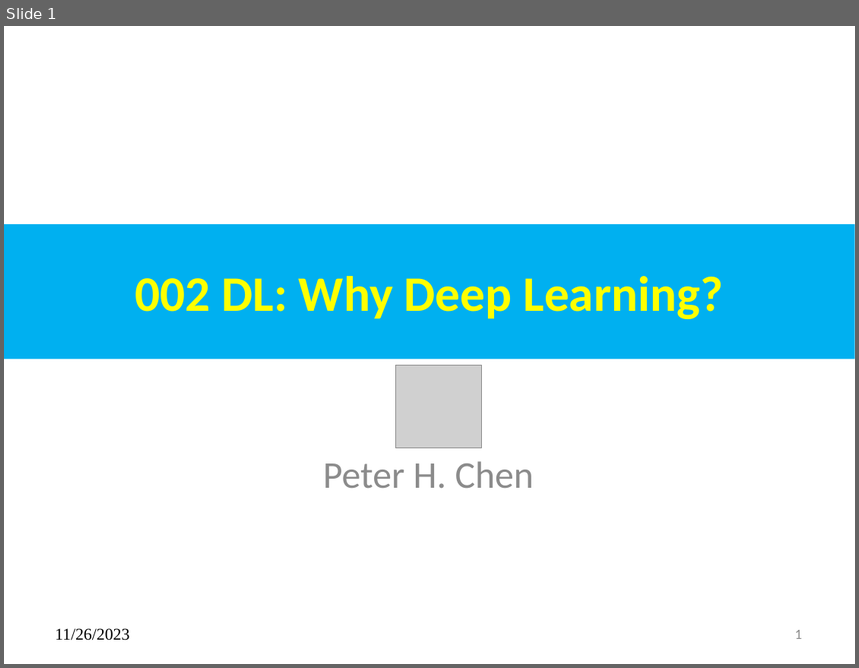
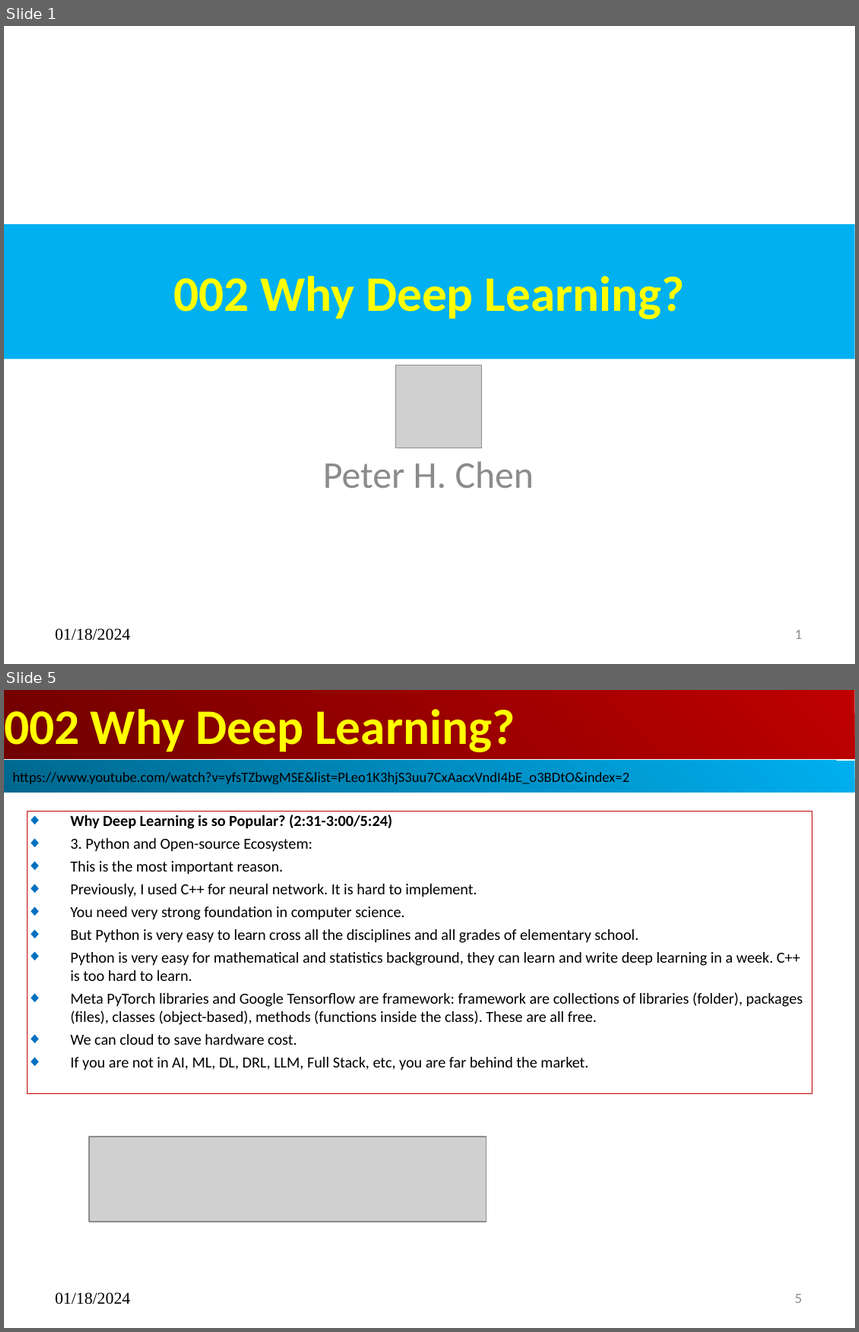
Before and after one commit to peterhchen/AIU_CS512_DL, a slide deck: 000_Lecture_Project/w01_Intro/02_Why_DP.pptx. Shown one above the other, each under a label of ours: slide 1 before the commit, slides 1 and 5 after it; the slides between them are not shown. The pictures are 859x668 and 859x1332 pixels, drawn with LibreOffice and Linux fonts; fonts in the diff are those of the drawing; grey boxes stand for pictures. Boxes give left, top, right and bottom in pixels: in the first picture for what was removed or moved away, otherwise in the second. Text is boxed around its words. In the diff, an @@ line names an element or a change of style, - is before the commit and + after.

```diff
--- a/000_Lecture_Project/w01_Intro/02_Why_DP.pptx
+++ b/000_Lecture_Project/w01_Intro/02_Why_DP.pptx
@@ slide 5 added at <box>4,690,855,1328</box>, background #FFFFFF @@
@@ title added at <box>4,690,855,759</box>, fill gradient #BF0000 to #710000, 42 pt, text #FFFF00, bold @@
+002 Why Deep Learning?
@@ rectangle added at <box>4,761,854,792</box>, fill gradient #00AFEF to #00688E, 12 pt, text #000000 @@
+https://www.youtube.com/watch?v=yfsTZbwgMSE&list=PLeo1K3hjS3uu7CxAacxVndI4bE_o3BDtO&index=2
@@ subtitle added at <box>27,811,813,1094</box>, outline #C00000 0 pt, 13 pt, text #000000 @@
+◆ Why Deep Learning is so Popular? (2:31-3:00/5:24)
+◆ 3. Python and Open-source Ecosystem:
+◆ This is the most important reason.
+◆ Previously, I used C++ for neural network. It is hard to implement.
+◆ You need very strong foundation in computer science.
+◆ But Python is very easy to learn cross all the disciplines and all grades of elementary school.
+◆ Python is very easy for mathematical and statistics background, they can learn and write deep learning in a week. C++ is too hard to learn.
+◆ Meta PyTorch libraries and Google Tensorflow are framework: framework are collections of libraries (folder), packages (files), classes (object-based), methods (functions inside the class). These are all free.
+◆ We can cloud to save hardware cost.
+◆ If you are not in AI, ML, DL, DRL, LLM, Full Stack, etc, you are far behind the market.
@@ picture added at <box>89,1137,487,1222</box> @@
@@ text added at <box>55,1293,130,1305</box>, 14 pt, text #000000 @@
+01/18/2024
@@ page number added at <box>795,1294,802,1303</box>, 12 pt, text #8B8B8B @@
+5
@@ slide 1 changed as well @@
@@ title at <box>173,276,685,319</box>: text changed @@
-002 DL: Why Deep Learning?
+002 Why Deep Learning?
@@ text at <box>55,629,130,641</box>: text changed @@
-11/26/2023
+01/18/2024
```
Also in this commit, not shown: 4 other slides added, 4 slides removed.
